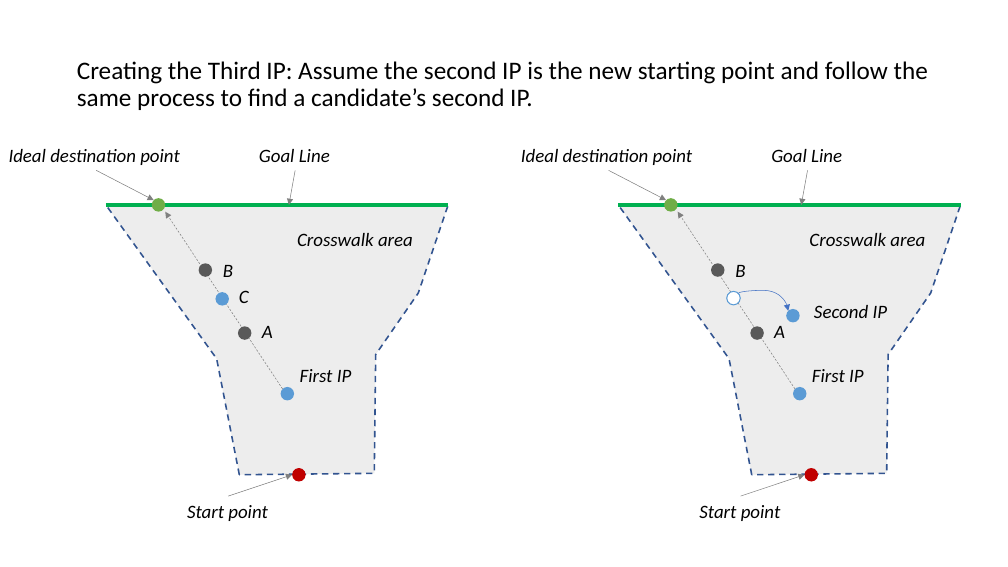
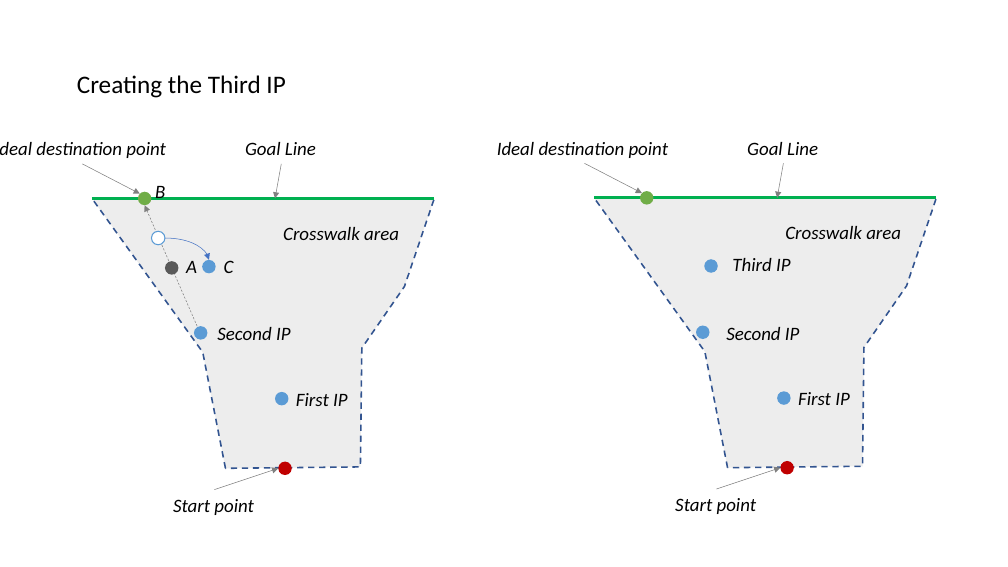
Before and after one commit to adhocmaster/carla-jaywalker-experiments, a slide deck: slide 15 of docs/Soft-Trajectory-Generation.pptx (slide 13 before the commit). Drawn at 1008x567 pixels with LibreOffice and Linux fonts; fonts in the diff are those of the drawing. Boxes give left, top, right and bottom in pixels: in the first picture for what was removed or moved away, otherwise in the second. Text is boxed around its words. In the diff, an @@ line names an element or a change of style, - is before the commit and + after.

```diff
--- a/docs/Soft-Trajectory-Generation.pptx
+++ b/docs/Soft-Trajectory-Generation.pptx
@@ title at box(77, 75, 285, 98): text changed @@
-Creating the Third IP: Assume the second IP is the new starting point and follow the same process to find a candidate’s second IP.
+Creating the Third IP
@@ text "B": place and size @@
-text "B" at box(223, 265, 233, 277)
+text "B" at box(155, 186, 165, 200)
@@ 3 texts, 3 arrows, 2 ellipses, 1 freeform shape, 1 line: place and size @@
-3 texts, 3 arrows, 2 ellipses, 1 freeform shape, 1 line at box(521, 149, 961, 521)
+3 texts, 3 arrows, 2 ellipses, 1 freeform shape, 1 line at box(497, 142, 937, 514)
@@ arrow moved from (283, 389) - (166, 212) to (197, 326) - (144, 205) @@
@@ ellipse: place and size @@
-ellipse at box(727, 291, 740, 305)
+ellipse at box(151, 231, 165, 245)
@@ curved arrow moved from (739, 293) - (789, 311) to (165, 238) - (209, 260) @@
@@ arrow removed from (796, 389) to (678, 212) @@
@@ text "Crosswalk area": place and size @@
-text "Crosswalk area" at box(809, 233, 925, 246)
+text "Crosswalk area" at box(785, 226, 901, 239)
@@ ellipse: place and size @@
-ellipse at box(199, 263, 212, 277)
+ellipse at box(165, 261, 178, 274)
@@ text "A": place and size @@
-text "A" at box(262, 326, 273, 338)
+text "A" at box(186, 261, 197, 273)
@@ ellipse: place and size @@
-ellipse at box(216, 292, 229, 306)
+ellipse at box(202, 260, 216, 274)
@@ text "C": place and size @@
-text "C" at box(239, 290, 249, 303)
+text "C" at box(224, 260, 234, 273)
@@ ellipse: place and size @@
-ellipse at box(712, 263, 725, 277)
+ellipse at box(705, 259, 718, 273)
@@ ellipse at box(705, 259, 718, 273): fill #595959 to #5B9BD5 @@
@@ text added at box(732, 258, 790, 271), 18 pt, text #000000, italic @@
+Third IP
@@ text removed at box(735, 265, 745, 277) @@
-B
@@ ellipse at box(194, 326, 208, 340): fill #595959 to #5B9BD5 @@
@@ ellipse: place and size @@
-ellipse at box(238, 327, 252, 340)
+ellipse at box(194, 326, 208, 340)
@@ text added at box(217, 327, 290, 340), 18 pt, text #000000, italic @@
+Second IP
@@ ellipse: place and size @@
-ellipse at box(786, 309, 800, 323)
+ellipse at box(696, 326, 710, 340)
@@ text "Second IP": place and size @@
-text "Second IP" at box(814, 305, 887, 318)
+text "Second IP" at box(726, 327, 799, 340)
@@ ellipse removed at box(751, 327, 765, 340) @@
@@ text removed at box(774, 326, 785, 338) @@
-A
@@ text "First IP": place and size @@
-text "First IP" at box(300, 369, 351, 382)
+text "First IP" at box(296, 393, 347, 406)
@@ text "First IP": place and size @@
-text "First IP" at box(812, 369, 863, 382)
+text "First IP" at box(798, 392, 849, 405)
@@ ellipse: place and size @@
-ellipse at box(281, 387, 294, 401)
+ellipse at box(275, 392, 289, 405)
@@ ellipse: place and size @@
-ellipse at box(793, 387, 807, 401)
+ellipse at box(777, 392, 791, 405)
@@ 4 texts, 3 arrows, 2 ellipses, 1 freeform shape, 1 line: place and size @@
-4 texts, 3 arrows, 2 ellipses, 1 freeform shape, 1 line at box(9, 149, 448, 521)
+4 texts, 3 arrows, 2 ellipses, 1 freeform shape, 1 line at box(36, 142, 435, 515)
```
Also in this commit, not shown: 9 other slides changed, 3 slides added.
